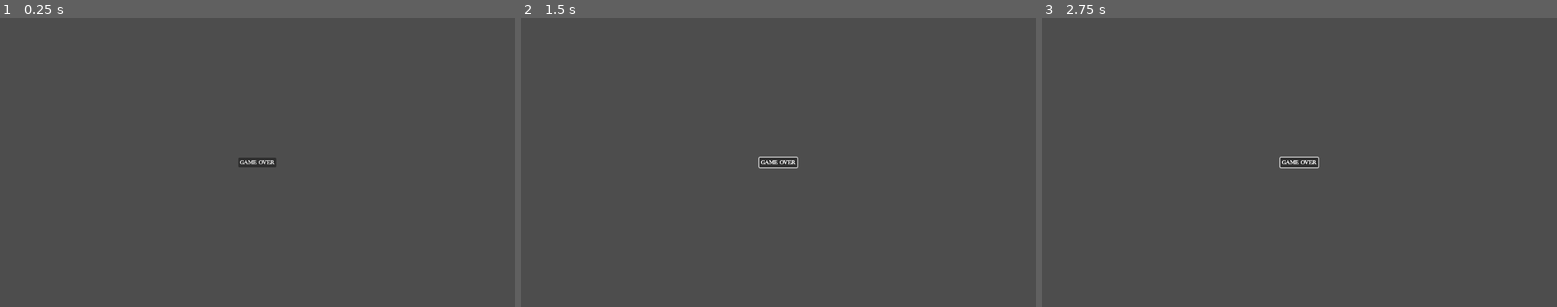
Above: before the commit, frames 1-3 (left to right).
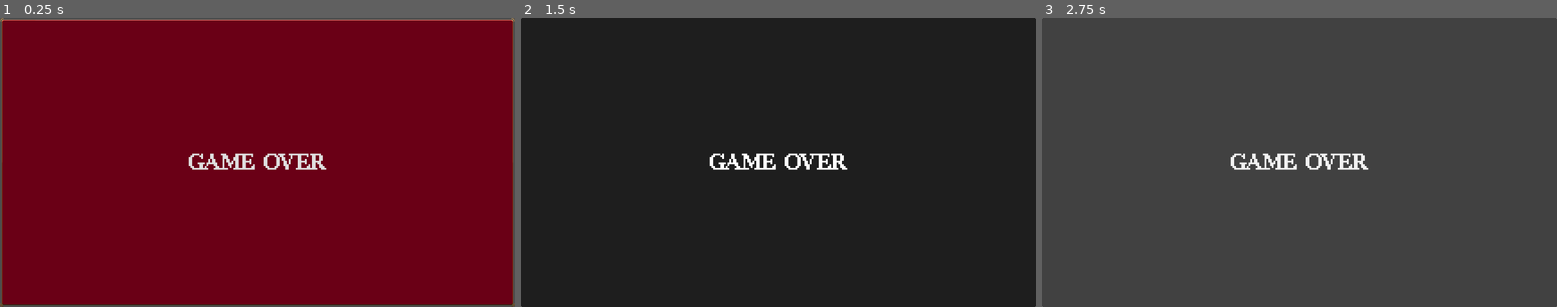
Above: after the commit, the same moments.

Repository: alanhaugen/bachelor-inn
Game: Godot game, scene res://scenes/states/gameover.tscn
The game is run twice, just before and just after one commit, with the same random seed, the same clock (stepped at 60 frames per second) and the same inputs. This scene is started directly instead of the project's main scene.
Inputs (mouse positions are in pixels of both pictures, inside the frame that each line leads up to):
- Up to frame 1 (0.25 s): no input
- Up to frame 2 (1.5 s): click "GAME OVER" at 0.5 s; tap Enter at 1.25 s; move the mouse to (891, 148) at 1.27 s; hold Right (pan_right) from 1.28 s (still down); hold Space (selected) from 1.28 s (still down); click (891, 148) at 1.42 s
- Up to frame 3 (2.75 s): release Right (pan_right) at 2 s; release Space (selected) at 2 s; drag from (1196, 176) to (1273, 220) at 2.02 s

The runs differ from the first frame. In frame 1, 98% of the frame differs, in the area x 0-100%, y 0-100%; in frame 2, 100%; in frame 3, 0.8%.

Commit message:
Placeholder winScreen/loseScreen

Diff:
--- a/scenes/states/gameover.tscn
+++ b/scenes/states/gameover.tscn
@@ -1,10 +1,20 @@
-[gd_scene format=3 uid="uid://2g41ub33xhu3"]
+[gd_scene load_steps=3 format=3 uid="uid://2g41ub33xhu3"]
+
+[ext_resource type="Texture2D" uid="uid://bxkugojenvo5a" path="res://art/textures/UI_Spritesheet.png" id="1_sqgs8"]
+
+[sub_resource type="StyleBoxTexture" id="StyleBoxTexture_e5max"]
+texture = ExtResource("1_sqgs8")
+texture_margin_left = 8.0
+texture_margin_top = 8.0
+texture_margin_right = 8.0
+texture_margin_bottom = 8.0
+region_rect = Rect2(0, 0, 32, 32)
 
 [node name="Gameover" type="Node2D"]
 
 [node name="CanvasLayer" type="CanvasLayer" parent="."]
 
-[node name="CenterContainer" type="CenterContainer" parent="CanvasLayer"]
+[node name="CenterContainer" type="VBoxContainer" parent="CanvasLayer"]
 anchors_preset = 15
 anchor_right = 1.0
 anchor_bottom = 1.0
@@ -13,4 +23,7 @@
 
 [node name="Button" type="Button" parent="CanvasLayer/CenterContainer"]
 layout_mode = 2
+size_flags_vertical = 3
+theme_override_font_sizes/font_size = 64
+theme_override_styles/normal = SubResource("StyleBoxTexture_e5max")
 text = "GAME OVER"
--- a/scenes/states/victory.tscn
+++ b/scenes/states/victory.tscn
@@ -1,10 +1,20 @@
-[gd_scene format=3 uid="uid://ctn2nt0iri2fb"]
+[gd_scene load_steps=3 format=3 uid="uid://ctn2nt0iri2fb"]
+
+[ext_resource type="Texture2D" uid="uid://bxkugojenvo5a" path="res://art/textures/UI_Spritesheet.png" id="1_t1k81"]
+
+[sub_resource type="StyleBoxTexture" id="StyleBoxTexture_cwyui"]
+texture = ExtResource("1_t1k81")
+texture_margin_left = 8.0
+texture_margin_top = 8.0
+texture_margin_right = 8.0
+texture_margin_bottom = 8.0
+region_rect = Rect2(160, 128, 32, 32)
 
 [node name="Gameover" type="Node2D"]
 
 [node name="CanvasLayer" type="CanvasLayer" parent="."]
 
-[node name="CenterContainer" type="CenterContainer" parent="CanvasLayer"]
+[node name="CenterContainer" type="VBoxContainer" parent="CanvasLayer"]
 anchors_preset = 15
 anchor_right = 1.0
 anchor_bottom = 1.0
@@ -13,4 +23,7 @@
 
 [node name="Button" type="Button" parent="CanvasLayer/CenterContainer"]
 layout_mode = 2
+size_flags_vertical = 3
+theme_override_font_sizes/font_size = 64
+theme_override_styles/normal = SubResource("StyleBoxTexture_cwyui")
 text = "YOU WIN"
